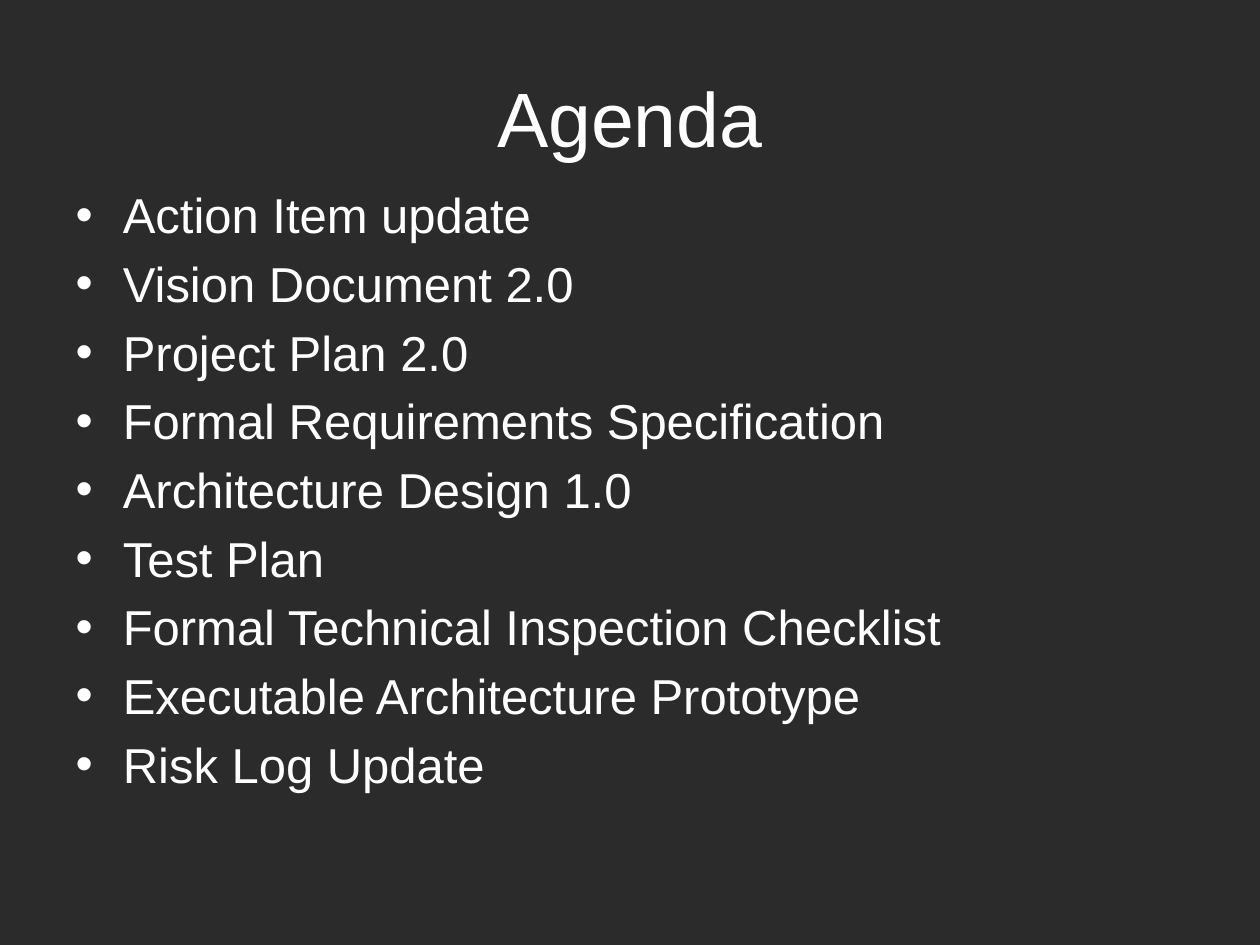
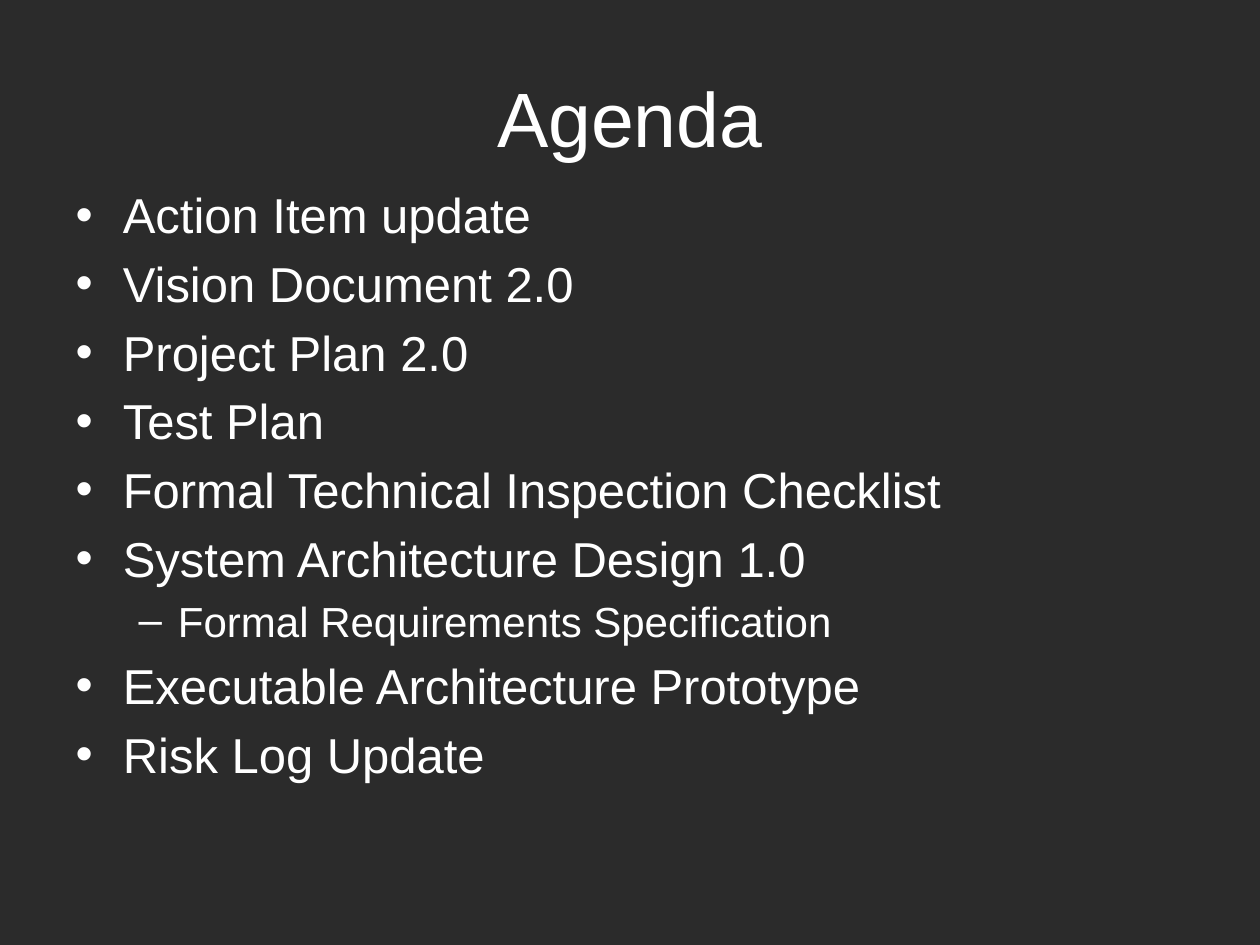
Before and after one commit to k0emt/macts, a slide deck: slide 2 of portfolio/PresentationElaboration.pptx. Drawn at 1260x945 pixels with LibreOffice and Linux fonts; fonts in the diff are those of the drawing; background and template pictures are left out; a plain dark background stands for a picture behind light text. Boxes give left, top, right and bottom in pixels: in the first picture for what was removed or moved away, otherwise in the second. Text is boxed around its words. In the diff, an @@ line names an element or a change of style, - is before the commit and + after.

```diff
--- a/portfolio/PresentationElaboration.pptx
+++ b/portfolio/PresentationElaboration.pptx
@@ text at bbox=[123, 403, 885, 518]: paragraphs removed @@
-• Formal Requirements Specification
-• Architecture Design 1.0
@@ text at bbox=[123, 541, 831, 645]: paragraphs added @@
+• System Architecture Design 1.0
+  – Formal Requirements Specification
```
Also in this commit, not shown: 7 other slides changed, 1 slide added, 1 slide removed, 5 other files.
